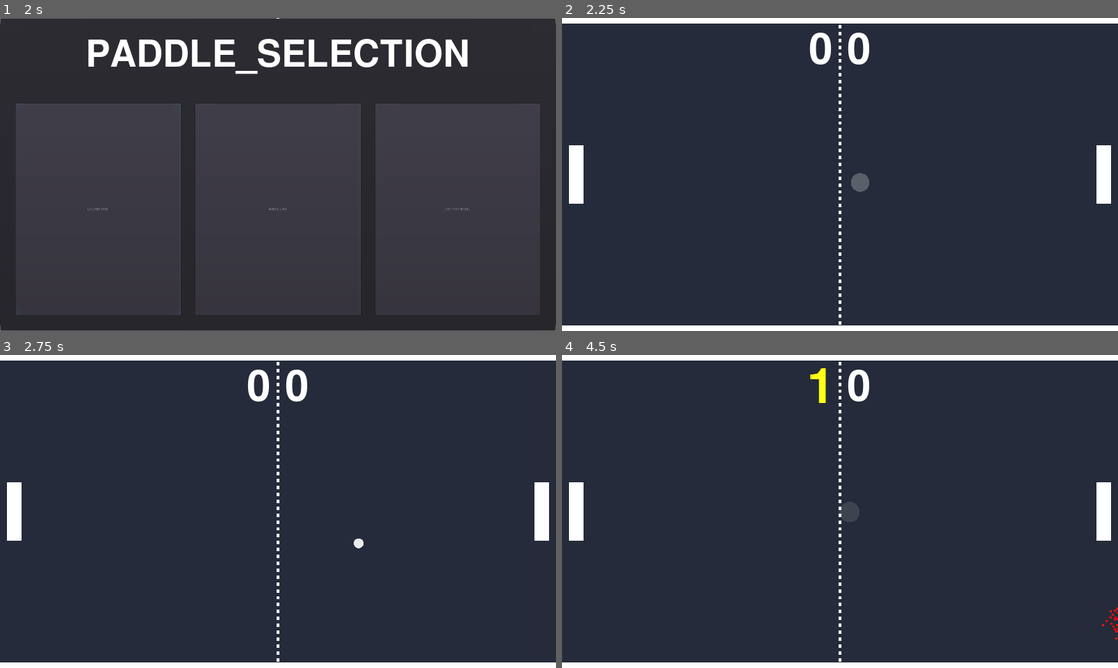
Above: before the commit, frames 1-4 (two rows, left to right).
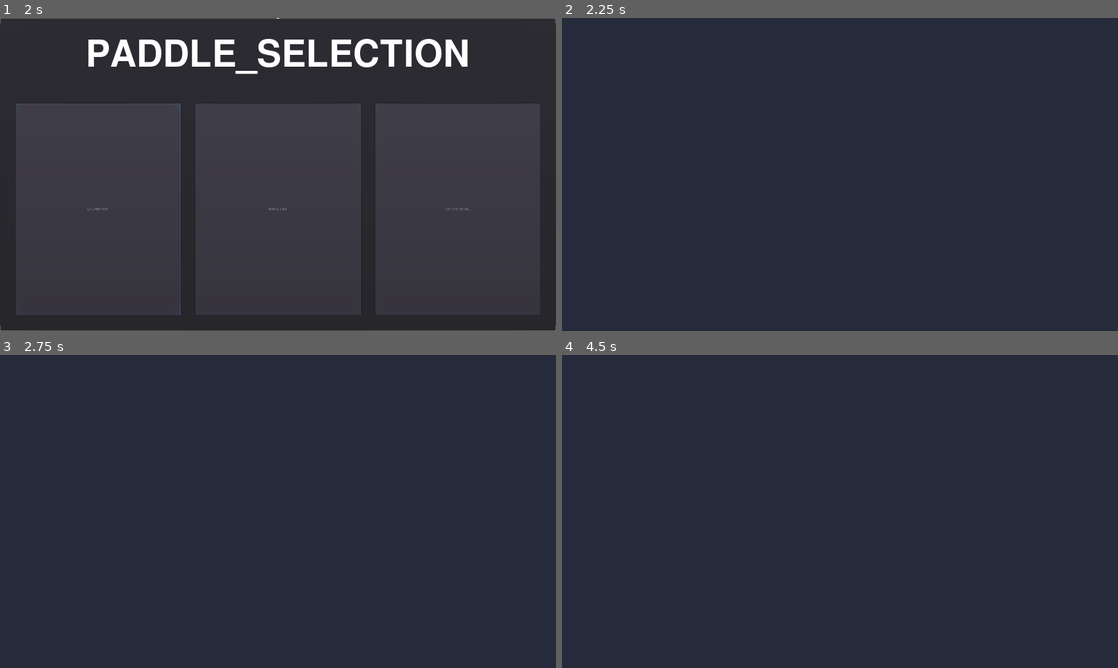
Above: after the commit, the same moments.

Repository: rondao/p01_pong
Game: Godot game, scene res://src/main_menu/main_menu.tscn
Two runs of this game, one before a commit and one after it. Both use one fixed random seed, a clock stepped at 60 frames per second and the inputs below.
Inputs (mouse positions are in pixels of both pictures, inside the frame that each line leads up to):
- Up to frame 1 (2 s): click "RANKINGS" at 0.5 s; click "PLAY_AGAINST_AI" at 1.25 s
- Up to frame 2 (2.25 s): click "PLAY_AGAINST_AI" at 2 s
- Up to frame 3 (2.75 s): no input
- Up to frame 4 (4.5 s): move the mouse to (962, 495) at 2.77 s; click (962, 495) at 2.92 s; drag from (728, 527) to (812, 574) at 3.52 s; move the mouse to (895, 442) at 4.27 s; click (895, 442) at 4.42 s

Frame 1 is identical in both runs. In frame 2, 5.4% of the frame differs, in the area x 0-100%, y 0-100%; in frame 3, 5.3%; in frame 4, 5.4%.
Error after the commit: Invalid get index 'net' (on base: 'Dictionary'). (res://src/pong/pong_game.gd:60)

Commit message:
Use user's selected paddle preference
Signed-off-by: Rafael Rondao <rafael.rondao@gmail.com>

Diff:
--- a/src/pong/bounce/paddle_bounce.gd
+++ b/src/pong/bounce/paddle_bounce.gd
@@ -6,6 +6,7 @@
 
 const BOUNCE_ACCEL := 1.2
 const MAXIMUM_X_VELOCITY := 1600
+
 
 func bounce(ball: Ball, collision: KinematicCollision2D) -> void:
 	.bounce(ball, collision)
--- a/src/pong/pong_game.gd
+++ b/src/pong/pong_game.gd
@@ -42,20 +42,25 @@
 				UserPreferences.MobileInput.TWO_HAND:
 					game.add_child(MobileTwoHandInput.new().configure(player_side))
 
+	var left_player := {}
+	var right_player := {}
+
+	left_player.paddle = game.get_node("LeftPaddle")
+	right_player.paddle = game.get_node("RightPaddle")
+
 	match game_type:
 		GameType.LOCAL_AI:
-			Netcode.create_players(Netcode.LocalPlayer.new(), Netcode.LocalPlayer.new())
-			game.get_node("LeftPaddle").add_child(AngularBounce.create())
-			game.get_node("RightPaddle").add_child(GeometricBounce.create())
-			game.players.append(Player.new(
-				Netcode.players[0],
-				Game_Input.new(Globals.Side.LEFT),
-				game.get_node("LeftPaddle")))
-			game.players.append(Player.new(
-				Netcode.players[1],
-				AI_Input.new(game.get_node("Ball"), game.get_node("RightPaddle")),
-				game.get_node("RightPaddle")))
+			left_player.paddle.add_child(UserPreferences.get_user_paddle_bounce())
+			right_player.paddle.add_child(DifferentialBounce.create())
+			left_player.input = Game_Input.new(Globals.Side.LEFT)
+			right_player.input = AI_Input.new(game.get_node("Ball"), right_player.paddle)
+			left_player.net = Netcode.LocalPlayer.new()
+			right_player.net = Netcode.LocalPlayer.new()
 
+	game.players.append(Player.new(left_player.net, left_player.input, left_player.paddle))
+	game.players.append(Player.new(right_player.net, right_player.input, right_player.paddle))
+
+	Netcode.create_players(left_player.net, right_player.net)
 	return game
 
 
@@ -127,6 +132,7 @@
 	var input: Local_Input
 	var paddle: Paddle
 
+
 	func _init(net_: Netcode.NetPlayer, input_: Local_Input, paddle_: Paddle):
 		net = net_
 		input = input_
--- a/src/user_preferences.gd
+++ b/src/user_preferences.gd
@@ -35,3 +35,14 @@
 
 	config.set_value(INPUT_SECTION, MOBILE_INPUT_KEY, mobile_input)
 	config.save(USER_PREFERENCES_FILE_NAME)
+
+
+func get_user_paddle_bounce() -> Node:
+	match paddle_type:
+		PaddleType.GEOMETRIC:
+			return GeometricBounce.create()
+		PaddleType.ANGULAR:
+			return AngularBounce.create()
+		PaddleType.DIFFERENTIAL:
+			return DifferentialBounce.create()
+	return null
